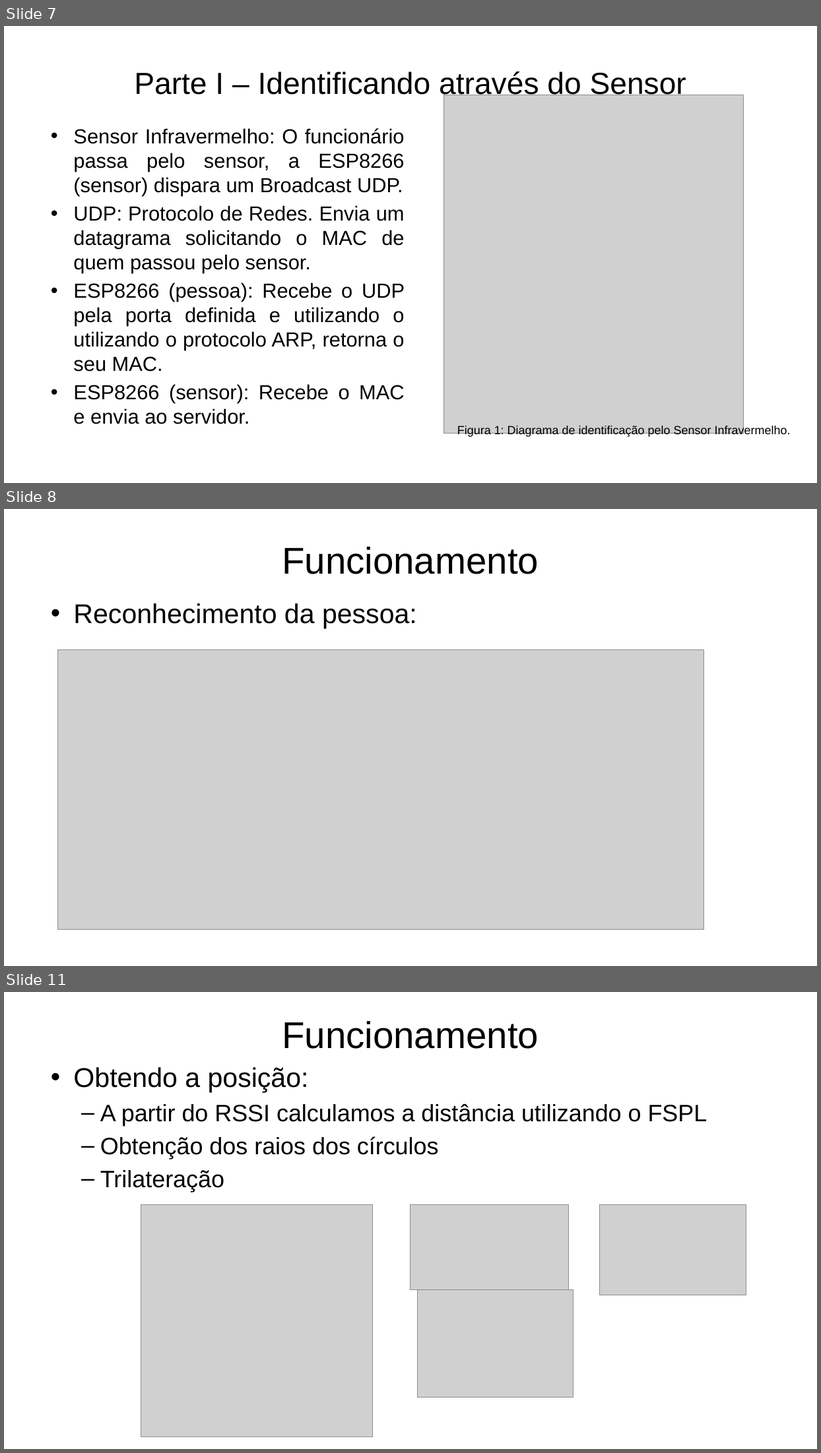
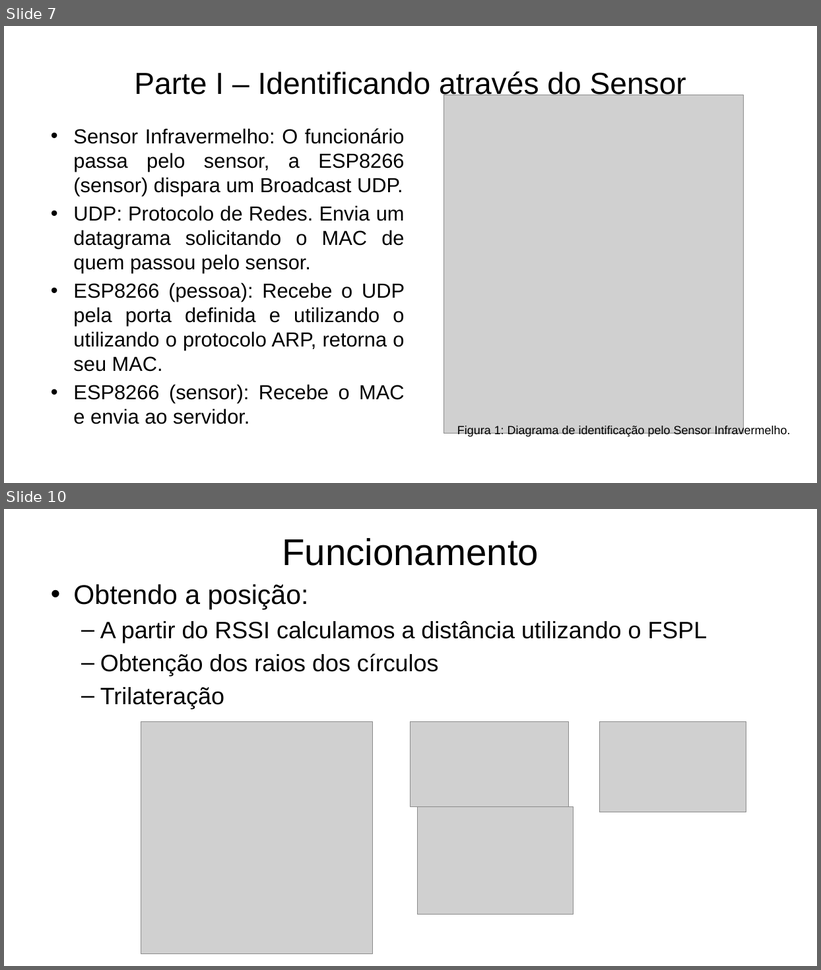
Before and after one commit to Guigajks/PI-VIII, a slide deck: Documentação/Apresentação Projeto PID.pptx. Shown one above the other, each under a label of ours: slides 7, 8 and 11 before the commit, slides 7 and 10 after it; the slides between them are not shown. The pictures are 821x1453 and 821x970 pixels, drawn with LibreOffice and Linux fonts; fonts in the diff are those of the drawing; grey boxes stand for pictures; background and template pictures are left out. Boxes give left, top, right and bottom in pixels: in the first picture for what was removed or moved away, otherwise in the second. Text is boxed around its words. In the diff, an @@ line names an element or a change of style, - is before the commit and + after.

```diff
--- a/Documentação/Apresentação Projeto PID.pptx
+++ b/Documentação/Apresentação Projeto PID.pptx
@@ slide 8 removed at box(4, 509, 817, 966), background picture (left out) @@
@@ title removed at box(282, 547, 539, 574) @@
-Funcionamento
@@ text removed at box(73, 603, 417, 629) @@
-• Reconhecimento da pessoa:
@@ picture removed at box(57, 650, 704, 930) @@
@@ what was slide 11 is now slide 10 @@
```
Also in this commit, not shown: 3 slides changed.
